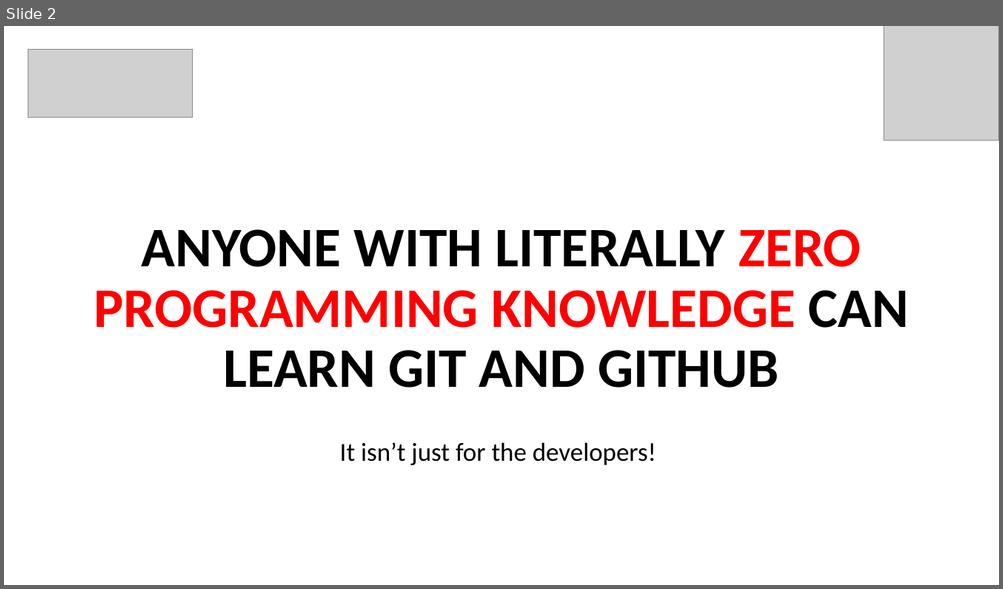
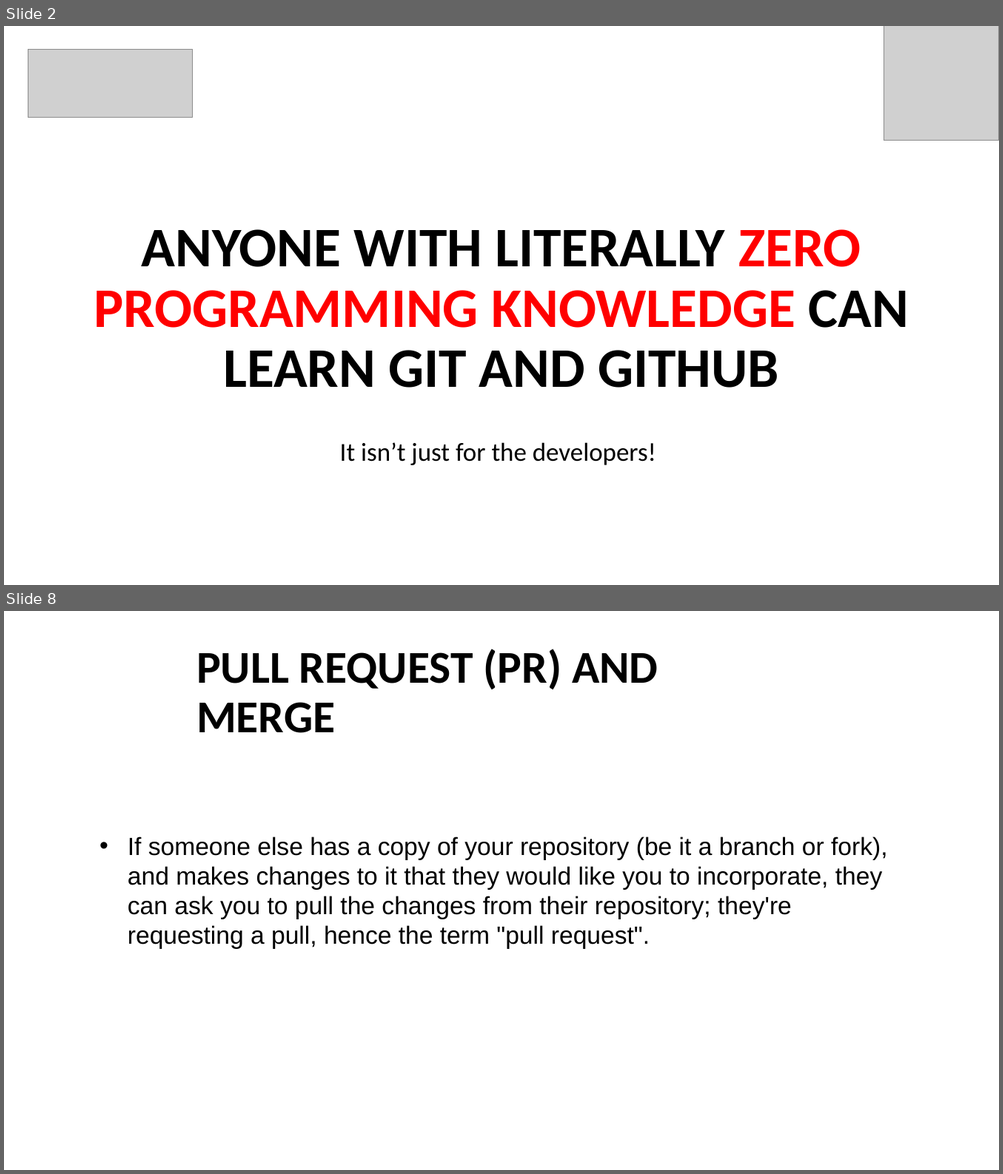
Before and after one commit to piyushsharma220699/Git-and-GitHub-Session, a slide deck: GitHub.pptx. Shown one above the other, each under a label of ours: slide 2 before the commit, slides 2 and 8 after it; the slides between them are not shown. The pictures are 1003x589 and 1003x1174 pixels, drawn with LibreOffice and Linux fonts; fonts in the diff are those of the drawing; grey boxes stand for pictures. Boxes give left, top, right and bottom in pixels: in the first picture for what was removed or moved away, otherwise in the second. Text is boxed around its words. In the diff, an @@ line names an element or a change of style, - is before the commit and + after.

```diff
--- a/GitHub.pptx
+++ b/GitHub.pptx
@@ slide 8 added at <box>4,611,999,1170</box>, background #FFFFFF @@
@@ title added at <box>196,649,658,733</box>, 44 pt, text #000000, bold @@
+PULL REQUEST (PR) AND MERGE
@@ text added at <box>128,837,888,949</box>, 24 pt, text #000000 @@
+• If someone else has a copy of your repository (be it a branch or fork), and makes changes to it that they would like you to incorporate, they can ask you to pull the changes from their repository; they're requesting a pull, hence the term "pull request".
```
Also in this commit, not shown: 3 slides changed, 3 other slides added, 1 other file.
